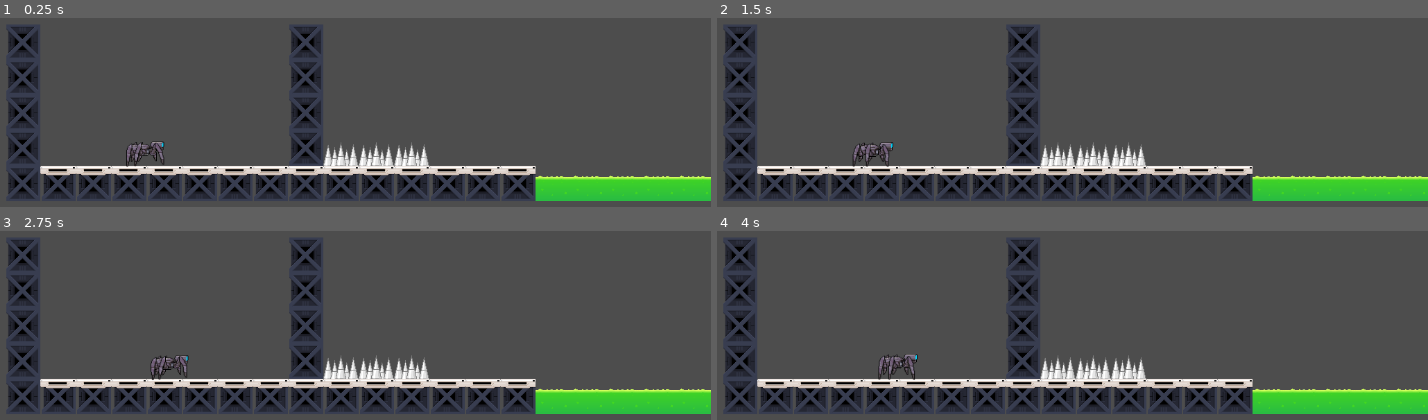
Above: before the commit, frames 1-4 (two rows, left to right).
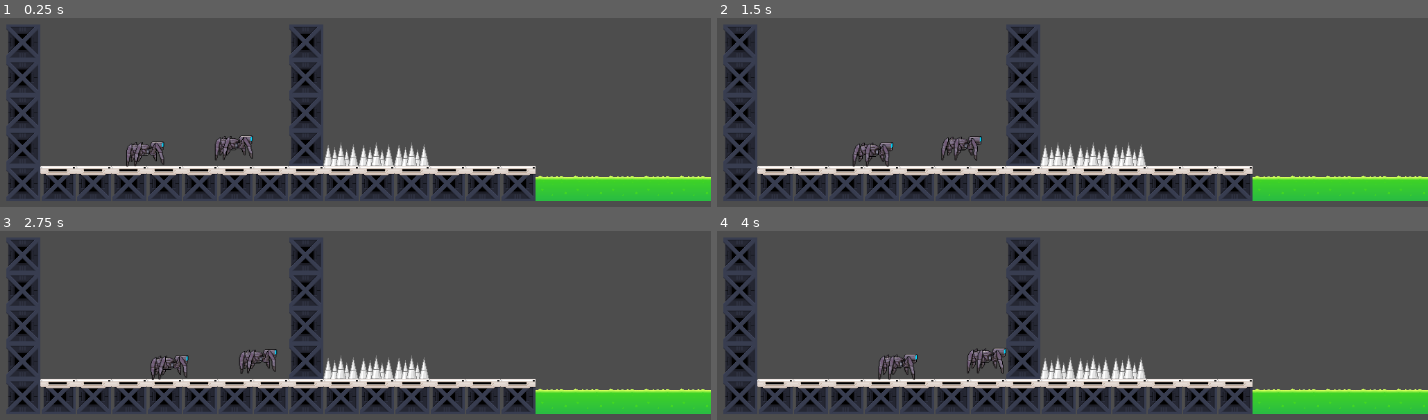
Above: after the commit, the same moments.

Repository: rookieprogramer8/This-is-my-6th-try-doing-this-
Game: Godot game, scene res://main_game_(scene_1).tscn
The game is run twice, just before and just after one commit, with the same random seed, the same clock (stepped at 60 frames per second) and the same inputs.
Inputs:
- Up to frame 1 (0.25 s): no input
- Up to frame 2 (1.5 s): no input
- Up to frame 3 (2.75 s): no input
- Up to frame 4 (4 s): no input

The runs differ from the first frame. In frame 1, 0.3% of the frame differs, in the area x 30-36%, y 61-76%; in frame 2, 0.3%; in frame 3, 0.3%; in frame 4, 0.4%, in the area x 35-41%, y 61-76%.

Commit message:
This is the fixed version

Diff:
--- /dev/null
+++ b/Scenes/killzone101.tscn
@@ -0,0 +1,7 @@
+[gd_scene load_steps=2 format=3 uid="uid://dimbbtcdeki8t"]
+
+[ext_resource type="PackedScene" uid="uid://cdmpw6fdkinrw" path="res://Scenes/killzone.tscn" id="1_0vdnx"]
+
+[node name="killzone" type="Node"]
+
+[node name="Area2D" parent="." instance=ExtResource("1_0vdnx")]
--- a/Scenes/spiderobot.tscn
+++ b/Scenes/spiderobot.tscn
@@ -122,6 +122,12 @@
 position = Vector2(122, -51)
 shape = SubResource("CircleShape2D_oss8c")
 
+[node name="Area2D2" parent="." instance=ExtResource("2_dm7bn")]
+
+[node name="CollisionShape2D" type="CollisionShape2D" parent="Area2D2"]
+position = Vector2(122, -51)
+shape = SubResource("CircleShape2D_oss8c")
+
 [node name="raycastright" type="RayCast2D" parent="."]
 position = Vector2(112, -55)
 target_position = Vector2(126, 6)
--- a/main_game_(scene_1).tscn
+++ b/main_game_(scene_1).tscn
@@ -74,3 +74,6 @@
 
 [node name="Spiderobot" parent="." instance=ExtResource("8_etlwh")]
 position = Vector2(-661, -38)
+
+[node name="Spiderobot2" parent="." instance=ExtResource("8_etlwh")]
+position = Vector2(-22, -82)
--- a/project.godot
+++ b/project.godot
@@ -1,3 +1,11 @@
+; Engine configuration file.
+; It's best edited using the editor UI and not directly,
+; since the parameters that go here are not all obvious.
+;
+; Format:
+;   [section] ; section goes between []
+;   param=value ; assign values to parameters
+
 config_version=5
 
 [application]
